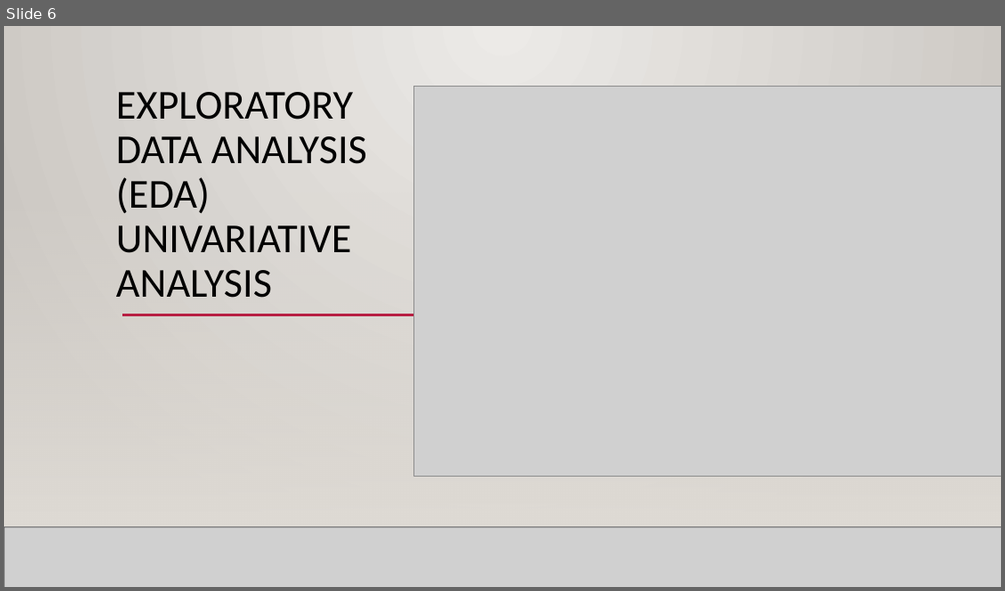
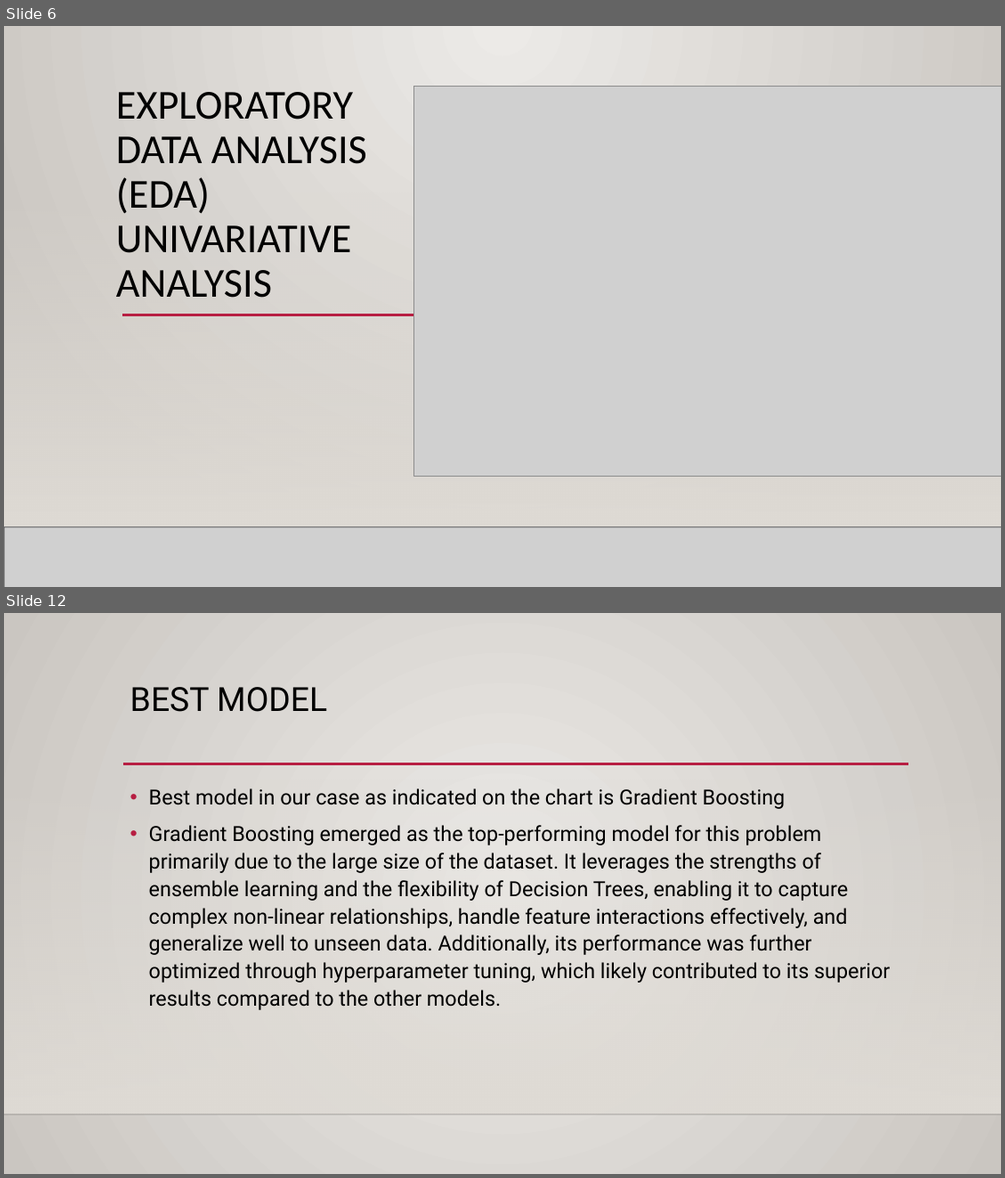
Before and after one commit to djdrjeff/phase3project_KelvinNjenga, a slide deck: Presentation1.pptx. Shown one above the other, each under a label of ours: slide 6 before the commit, slides 6 and 12 after it; the slides between them are not shown. The pictures are 1005x591 and 1005x1178 pixels, drawn with LibreOffice and Linux fonts; fonts in the diff are those of the drawing; grey boxes stand for pictures; background and template pictures are left out. Boxes give left, top, right and bottom in pixels: in the first picture for what was removed or moved away, otherwise in the second. Text is boxed around its words. In the diff, an @@ line names an element or a change of style, - is before the commit and + after.

```diff
--- a/Presentation1.pptx
+++ b/Presentation1.pptx
@@ slide 12 added at [4, 613, 1001, 1174], background gradient #ECEAE7 to #CAC7C1; not listed: 3 template elements that a slide beside it also shows @@
@@ title added at [130, 687, 327, 712], 32 pt, text #000000 @@
+BEST MODEL
@@ text added at [149, 788, 890, 1010], 20 pt, text #000000 @@
+• Best model in our case as indicated on the chart is Gradient Boosting
+• Gradient Boosting emerged as the top-performing model for this problem primarily due to the large size of the dataset. It leverages the strengths of ensemble learning and the flexibility of Decision Trees, enabling it to capture complex non-linear relationships, handle feature interactions effectively, and generalize well to unseen data. Additionally, its performance was further optimized through hyperparameter tuning, which likely contributed to its superior results compared to the other models.
```
Also in this commit, not shown: 6 other slides added, 1 other file.
